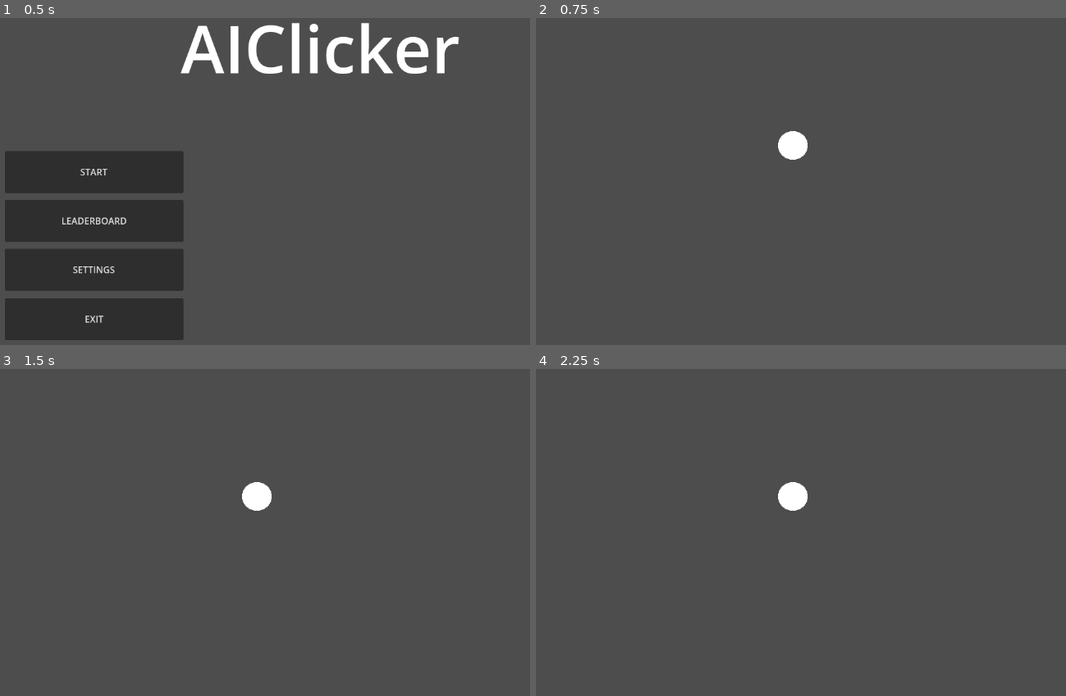
Above: before the commit, frames 1-4 (two rows, left to right).
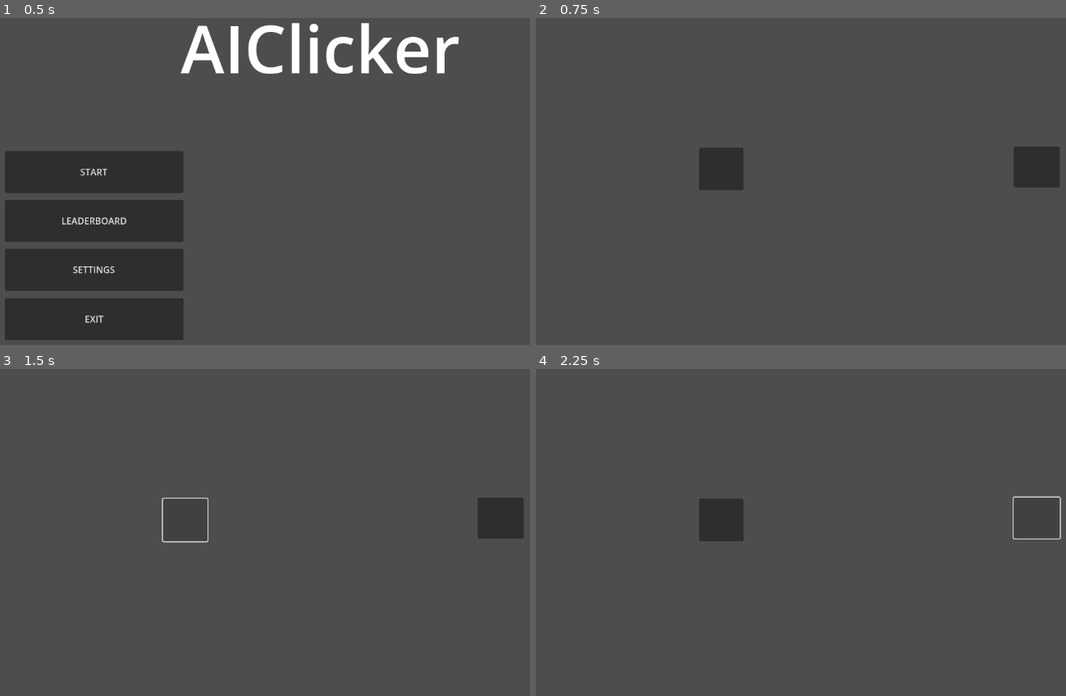
Above: after the commit, the same moments.

Repository: lukkool/Clickeriai
Game: Godot game, scene res://scenes/mainMenu/MainMenu.tscn
The game is run twice, just before and just after one commit, with the same random seed, the same clock (stepped at 60 frames per second) and the same inputs.
Inputs (mouse positions are in pixels of both pictures, inside the frame that each line leads up to):
- Up to frame 1 (0.5 s): no input
- Up to frame 2 (0.75 s): click "START" at 0.5 s
- Up to frame 3 (1.5 s): click (185, 519) at 1.27 s
- Up to frame 4 (2.25 s): click (1034, 519) at 2.02 s

Frame 1 is identical in both runs. In frame 2, 2.6% of the frame differs, in the area x 30-99%, y 34-53%; in frame 3, 1.6%; in frame 4, 1.6%.

Commit message:
Made inputNode type button and made it emit signal on button press. Added outputNode which catches that signal.

Diff:
--- a/scenes/gameScene/gameScene.tscn
+++ b/scenes/gameScene/gameScene.tscn
@@ -1,6 +1,9 @@
-[gd_scene load_steps=2 format=3 uid="uid://bj5e5ooygsyw7"]
+[gd_scene load_steps=5 format=3 uid="uid://bj5e5ooygsyw7"]
 
 [ext_resource type="PackedScene" uid="uid://lvqht05hsf30" path="res://scenes/gameScene/inputNode/InputNode.tscn" id="1_w6okk"]
+[ext_resource type="Script" path="res://scenes/gameScene/inputNode/input_node.gd" id="2_2uk3s"]
+[ext_resource type="PackedScene" uid="uid://dbnd03h46tvoy" path="res://scenes/gameScene/outputNode/outputNode.tscn" id="2_4hplx"]
+[ext_resource type="Script" path="res://scenes/gameScene/outputNode/output_node.gd" id="3_2sikp"]
 
 [node name="GameScene" type="Control"]
 layout_mode = 3
@@ -10,5 +13,21 @@
 grow_horizontal = 2
 grow_vertical = 2
 
-[node name="NeuronNode" parent="." instance=ExtResource("1_w6okk")]
-position = Vector2(463, 285)
+[node name="InputNode" parent="." instance=ExtResource("1_w6okk")]
+layout_mode = 0
+offset_left = 298.0
+offset_top = 289.0
+offset_right = 376.0
+offset_bottom = 364.0
+script = ExtResource("2_2uk3s")
+
+[node name="OutputNode" parent="." instance=ExtResource("2_4hplx")]
+layout_mode = 1
+offset_left = 851.0
+offset_top = 287.0
+offset_right = -220.0
+offset_bottom = -289.0
+script = ExtResource("3_2sikp")
+
+[connection signal="pressed" from="InputNode" to="InputNode" method="_on_pressed"]
+[connection signal="pressed" from="InputNode" to="OutputNode" method="_on_input_node_pressed"]
--- a/scenes/gameScene/inputNode/InputNode.tscn
+++ b/scenes/gameScene/inputNode/InputNode.tscn
@@ -1,11 +1,14 @@
-[gd_scene load_steps=3 format=3 uid="uid://lvqht05hsf30"]
+[gd_scene load_steps=2 format=3 uid="uid://lvqht05hsf30"]
 
-[ext_resource type="Texture2D" uid="uid://bkjhyb7iyb3xn" path="res://scenes/gameScene/inputNode/circle.png" id="1_41ct4"]
-[ext_resource type="Script" path="res://scenes/gameScene/inputNode/sprite_2d.gd" id="2_qm501"]
+[sub_resource type="GDScript" id="GDScript_5gw0s"]
+script/source = "extends Button
 
-[node name="NeuronNode" type="Node2D"]
 
-[node name="Sprite2D" type="Sprite2D" parent="."]
-scale = Vector2(0.0228466, 0.021972)
-texture = ExtResource("1_41ct4")
-script = ExtResource("2_qm501")
+func _on_pressed() -> void:
+	print(\"clicked\")
+"
+
+[node name="NeuronNode" type="Button"]
+offset_right = 78.0
+offset_bottom = 75.0
+script = SubResource("GDScript_5gw0s")
--- /dev/null
+++ b/scenes/gameScene/inputNode/input_node.gd
@@ -0,0 +1,4 @@
+extends Button
+
+func _on_pressed() -> void:
+	print(name, " pressed")
--- a/scenes/gameScene/inputNode/sprite_2d.gd
+++ /dev/null
@@ -1,16 +0,0 @@
-extends Sprite2D
-
-
-func _input(event) -> void:
-	if event.is_action_pressed("click"):
-		if is_pixel_opaque(get_local_mouse_position()):
-			print("Clicked")
-
-# Called when the node enters the scene tree for the first time.
-func _ready() -> void:
-	pass # Replace with function body.
-
-
-# Called every frame. 'delta' is the elapsed time since the previous frame.
-func _process(delta: float) -> void:
-	pass
--- /dev/null
+++ b/scenes/gameScene/outputNode/outputNode.tscn
@@ -0,0 +1,10 @@
+[gd_scene format=3 uid="uid://dbnd03h46tvoy"]
+
+[node name="OutputNode" type="Button"]
+anchors_preset = 15
+anchor_right = 1.0
+anchor_bottom = 1.0
+offset_right = -1038.0
+offset_bottom = -540.0
+grow_horizontal = 2
+grow_vertical = 2
--- /dev/null
+++ b/scenes/gameScene/outputNode/output_node.gd
@@ -0,0 +1,5 @@
+extends Button
+
+
+func _on_input_node_pressed() -> void:
+	print(name, " got signal")
